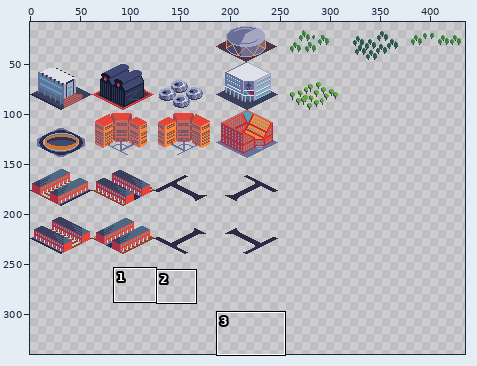
File history of a pixel-art file, Buildings.aseprite. Above, an overview of the earlier version with the close-up marked.
Close-up. As it was:
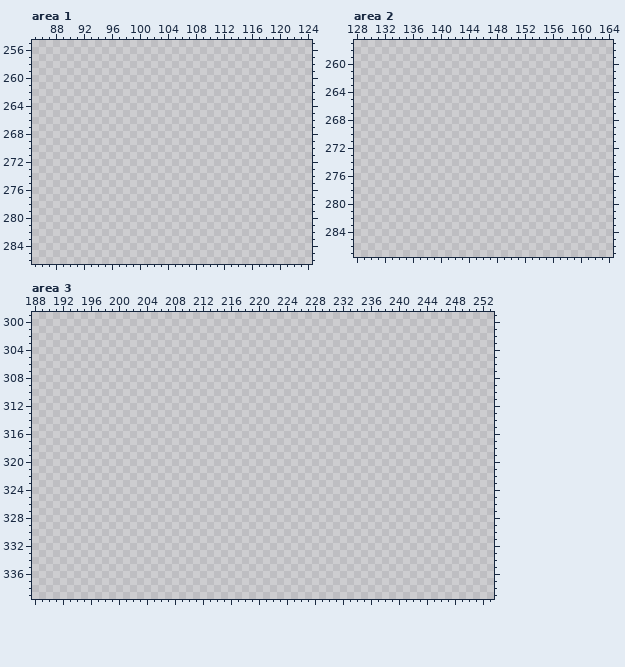
558x432 pixels, 1 frame. Shown: area 1: x 85..124, y 255..286; area 2: x 128..164, y 257..287; area 3: x 188..253, y 299..339. The wide view leaves out empty margins. The commit also changed other parts of the picture, which this record leaves out.
Visible layers, top first: "Buildings", "Layer 1".
Palette (. is transparent): 
Pixels before, area 3 (only the part around the change), first column x 188:
299 ..................................................................
300 ..................................................................
301 ..................................................................
302 ..................................................................
303 ..................................................................
304 ..................................................................
305 ..................................................................
306 ..................................................................
307 ..................................................................
308 ..................................................................
309 ..................................................................
310 ..................................................................
311 ..................................................................
312 ..................................................................
313 ..................................................................
314 ..................................................................
315 ..................................................................
316 ..................................................................
317 ..................................................................
318 ..................................................................
319 ..................................................................
320 ..................................................................
321 ..................................................................
322 ..................................................................
323 ..................................................................
324 ..................................................................
325 ..................................................................
326 ..................................................................
327 ..................................................................
328 ..................................................................
329 ..................................................................
330 ..................................................................
331 ..................................................................
332 ..................................................................
333 ..................................................................
334 ..................................................................
335 ..................................................................
336 ..................................................................
337 ..................................................................
338 ..................................................................
339 ..................................................................
After the commit:
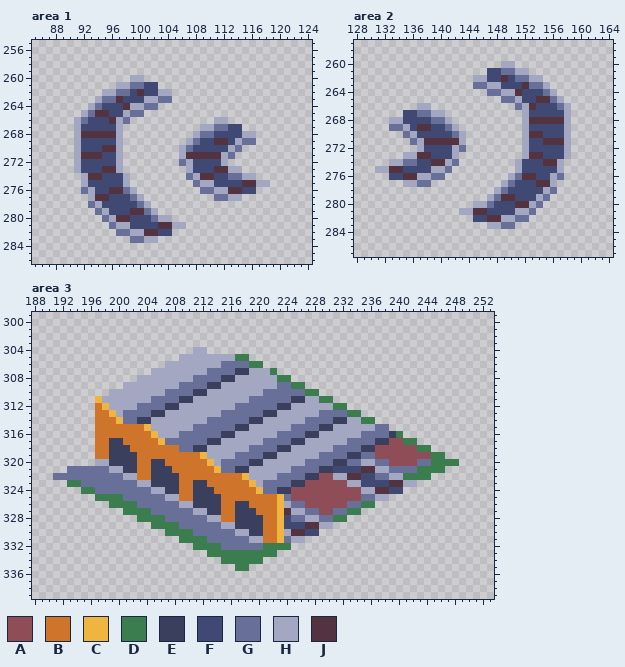
Colours new in this view: A #8f4d57  B #cf752b  C #f0b541  D #3b7d4f  E #3a3f5e  F #404973  G #686f99  H #a3a7c2  J #52333f
Change:
Changed rows in their new state; - is an unchanged pixel.
Area 1, layer "Buildings":
first column x 91:
260 --------HH------------------
261 ------HHGGFF----------------
262 ----HHGGFJFFHH--------------
263 ---HGGJFFFHHGG--------------
264 --HGFFFJHHGG----------------
265 -HGJJFFHGG------------------
266 HGFFFJHG------------HH------
267 HFFFFFH-----------HHGGFF----
268 HJJJJJH----------HGGFFFFHH--
269 HFFFFFH---------HGFFJJFHGG--
270 HFFFJJH--------HGFFFFFHG----
271 HJJJFFH--------HJJJJJHG-----
272 HFFFFFH--------GHFFFFH------
273 HFFFJJH---------HFFFJJHH----
274 -HJJFFFH--------GHJJFFGGHH--
275 -HFFFFFH---------GHHFFFFJJHH
276 -GHFFJJGH---------GGHHJJFF--
277 --HJJFFFGH----------GGHH----
278 --GHFFFFFGH-----------------
279 ---GHFFFJJGH----------------
280 ----GHJJFFFGHH--------------
281 -----GHHFFFFJJHH------------
282 ------GGHHJJFF--------------
283 --------GGHH----------------
Area 2, layer "Buildings":
first column x 131:
260 ------------------HH--------
261 ----------------FFGGHH------
262 --------------HHFFJFGGHH----
263 --------------GGHHFFFJGGH---
264 ----------------GGHHJFFFGH--
265 ------------------GGHFFJJGH-
266 ------HH------------GHJFFFGH
267 ----FFGGHH-----------HFFFFFH
268 --HHFFFFGGH----------HJJJJJH
269 --GGHFJJFFGH---------HFFFFFH
270 ----GHFFFFFGH--------HJJFFFH
271 -----GHJJJJJH--------HFFJJJH
272 ------HFFFFHG--------HFFFFFH
273 ----HHJJFFFH---------HJJFFFH
274 --HHGGFFJJHG--------HFFFJJH-
275 HHJJFFFFHHG---------HFFFFFH-
276 --FFJJHHGG---------HGJJFFHG-
277 ----HHGG----------HGFFFJJH--
278 -----------------HGFFFFFHG--
279 ----------------HGJJFFFHG---
280 --------------HHGFFFJJHG----
281 ------------HHJJFFFFHHG-----
282 --------------FFJJHHGG------
283 ----------------HHGG--------
Area 3, layer "Buildings":
first column x 191:
304 --------------------HH------------------------------------
305 ------------------HHHHHHHHDD------------------------------
306 ----------------HHHHHHHHGGGGDD----------------------------
307 --------------HHHHHHHHGGGGEEHHHD--------------------------
308 ------------HHHHHHHHGGGGEEHHHHHHDD------------------------
309 ----------HHHHHHHHGGGGEEHHHHHHHHGGDD----------------------
310 --------HHHHHHHHGGGGEEHHHHHHHHGGGGGGDD--------------------
311 ------CHHHHHHHGGGGEEHHHHHHHHGGGGGGEEHHDD------------------
312 ------BCHHHHGGGGEEHHHHHHHHGGGGGGEEHHHHHHDD----------------
313 ------BBCHGGGGEEHHHHHHHHGGGGGGEEHHHHHHGGGGDD--------------
314 ------BBBCGGEEHHHHHHHHGGGGGGEEHHHHHHGGGGEEHHDD------------
315 ------BBBBBBBCHHHHHHGGGGGGEEHHHHHHGGGGEEHHHHHHGG----------
316 ------BBBBBBBBCHHHGGGGGGEEHHHHHHGGGGEEHHHHHHGGGGED--------
317 ------BBEEBBBBBCGGGGGGEEHHHHHHGGGGEEHHHHHHGGGGEEAADD------
318 ------BBEEEBBBBBBBGGEEHHHHHHGGGGEEHHHHHHGGGGEEAAAAAADD----
319 ------BBEEEEBBBBBBBBBCHHHHGGGGEEHHHHHHGGGGEEGGAAAAAAAADD--
320 ------HHEEEEBBEEBBBBBBCHGGGGEEHHHHHHGGGGEEGGHHGGAAAAGGDDDD
321 --GGGGGGHHEEBBEEEBBBBBBCGGEEHHHHHHGGGGEEFFFFJJHHGGGGDDDD--
322 GGGGGGGGGGHHBBEEEEBBBBBBBBBCHHHHGGGGEEAAHHJJFFGGHHDDDD----
323 --DDGGGGGGGGHHEEEEBBEEBBBBBBCHGGGGEEAAAAAAHHFFFFJJHH------
324 ----DDGGGGGGGGHHEEBBEEEBBBBBBCGGEEAAAAAAAAAAHHJJFF--------
325 ------DDDDGGGGGGHHBBEEEEBBBBBBBBCGAAAAAAAAAAGGHH----------
326 --------DDDDGGGGGGHHEEEEBBEEBBBBCHGGAAAAAAGGDD------------
327 ----------DDDDGGGGGGHHEEBBEEEBBBCJHHGGAAGGDD--------------
328 ------------DDDDGGGGGGHHBBEEEEBBCFGGHHGGDD----------------
329 --------------DDDDGGGGGGHHEEEEBBCFFFJJHH------------------
330 ----------------DDDDGGGGGGHHEEBBCHJJFF--------------------
331 ------------------DDDDGGGGGGHHBBCGHH----------------------
332 --------------------DDDDGGGGGGDDDD------------------------
333 ----------------------DDDDDDDDDD--------------------------
334 ------------------------DDDDDD----------------------------
335 --------------------------DD------------------------------
